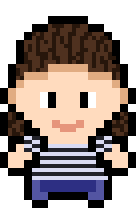
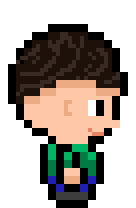
Two versions of the same layered image (136x208). Layer-by-layer changes:
added layer "alex" above "Will" over [8, 24, 128, 208]
renamed "Julia" to "girl", hid it, painted on it over [0, 16, 136, 208]
